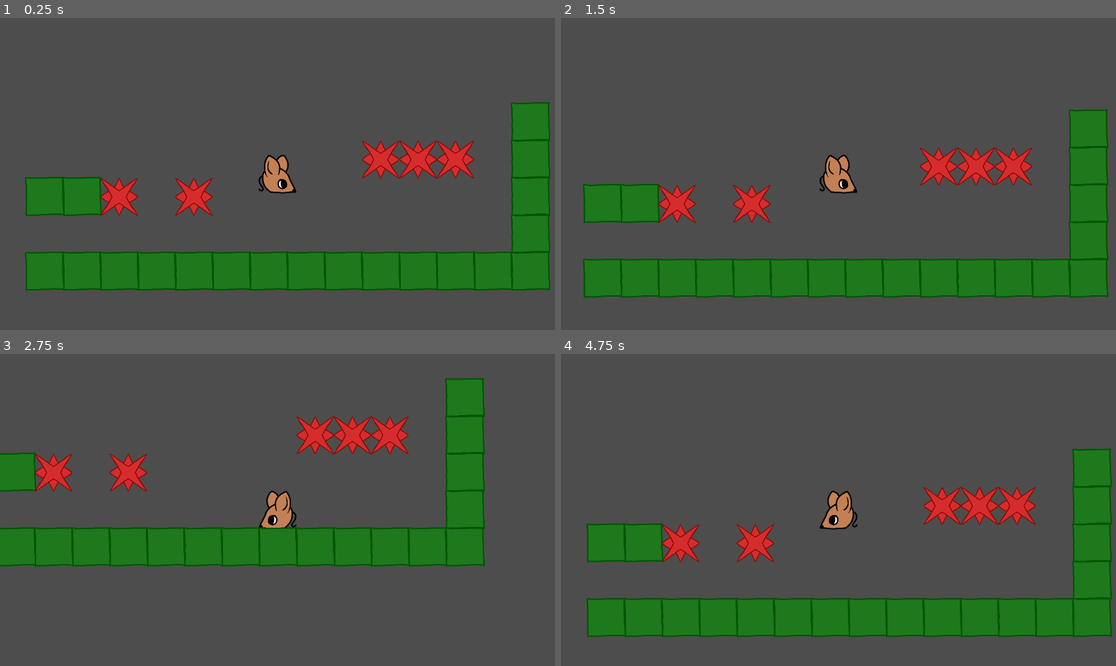
Above: before the commit, frames 1-4 (two rows, left to right).
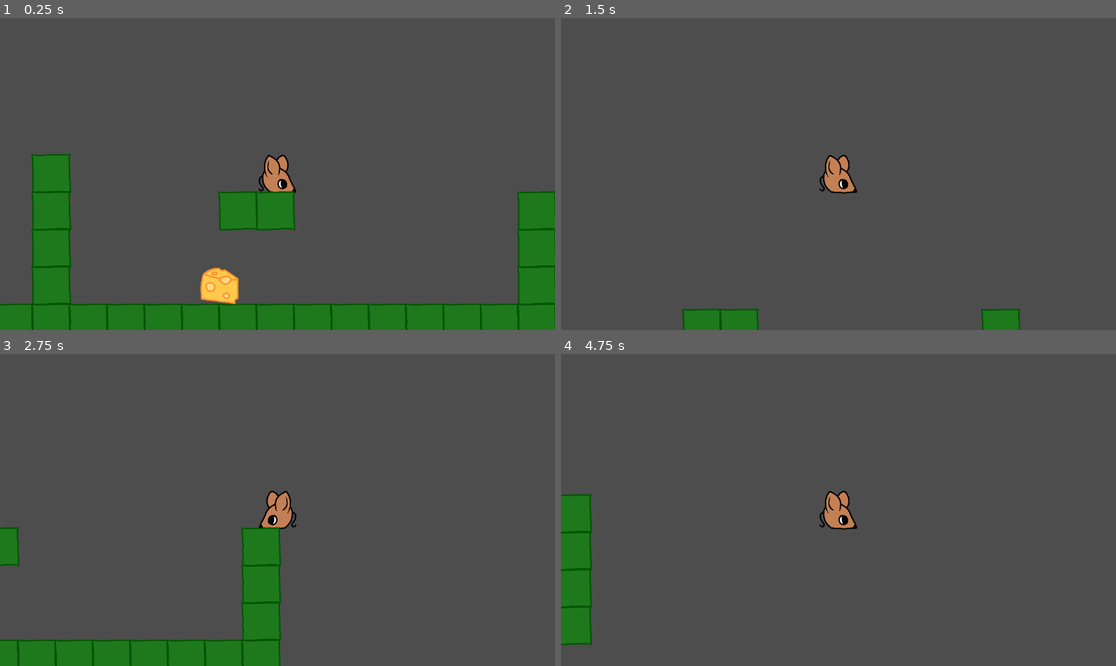
Above: after the commit, the same moments.

Repository: yourname3/jf_f24
Game: Godot game, scene res://level.tscn
Same seed, same stepped clock (60 frames per second), same inputs: the game is played once before the commit and once after it.
Inputs:
- Up to frame 1 (0.25 s): no input
- Up to frame 2 (1.5 s): hold D (player_right) from 0.53 s (still down); tap Z (player_jump) at 0.77 s
- Up to frame 3 (2.75 s): tap Z (player_jump) at 1.52 s; release D (player_right) at 2.03 s; hold A (player_left) from 2.03 s (still down)
- Up to frame 4 (4.75 s): release A (player_left) at 2.78 s; hold D (player_right) 2.78-4.28 s; tap Z (player_jump) at 3.02, 3.77, 4.52 s; hold A (player_left) from 4.28 s (still down)

The runs differ from the first frame. In frame 1, 29% of the frame differs, in the area x 0-100%, y 26-100%; in frame 2, 21%; in frame 3, 22%; in frame 4, 22%.

Commit message:
Implement basic cheese motion

Diff:
--- /dev/null
+++ b/cheese/cheese.gd
@@ -0,0 +1,21 @@
+extends CharacterBody2D
+
+enum State {
+	Moving,
+	Stopped,
+	Held
+}
+
+var state: State = State.Moving
+var direction: float = 1.0
+
+const SPEED = 256 * 6 * 0.99
+
+func _physics_process(delta):
+	if state == State.Moving:
+		velocity.x = direction * SPEED
+		velocity += get_gravity() * delta
+		move_and_slide()
+
+		if is_on_wall():
+			direction *= -1
--- /dev/null
+++ b/cheese/cheese.tscn
@@ -0,0 +1,17 @@
+[gd_scene load_steps=4 format=3 uid="uid://cq867g6yqpo1x"]
+
+[ext_resource type="Texture2D" uid="uid://cnbmen1vwlwha" path="res://cheese/cheese.png" id="1_ndgmh"]
+[ext_resource type="Script" path="res://cheese/cheese.gd" id="1_qf4rk"]
+
+[sub_resource type="RectangleShape2D" id="RectangleShape2D_vtyv4"]
+size = Vector2(256, 256)
+
+[node name="Cheese" type="CharacterBody2D"]
+collision_layer = 0
+script = ExtResource("1_qf4rk")
+
+[node name="Sprite2D" type="Sprite2D" parent="."]
+texture = ExtResource("1_ndgmh")
+
+[node name="CollisionShape2D" type="CollisionShape2D" parent="."]
+shape = SubResource("RectangleShape2D_vtyv4")
--- a/level.tscn
+++ b/level.tscn
@@ -1,8 +1,9 @@
-[gd_scene load_steps=7 format=3 uid="uid://2umuaphrp4cm"]
+[gd_scene load_steps=8 format=3 uid="uid://2umuaphrp4cm"]
 
 [ext_resource type="PackedScene" uid="uid://bh0t3hy5ivsas" path="res://player/player.tscn" id="1_cowt7"]
 [ext_resource type="Texture2D" uid="uid://bgmcj6c8rga28" path="res://tiles/grass.png" id="2_d1xmb"]
 [ext_resource type="Texture2D" uid="uid://b4kl1rwx8bk6n" path="res://tiles/spike.png" id="3_5lhue"]
+[ext_resource type="PackedScene" uid="uid://cq867g6yqpo1x" path="res://cheese/cheese.tscn" id="4_wcusi"]
 
 [sub_resource type="TileSetAtlasSource" id="TileSetAtlasSource_8782s"]
 texture = ExtResource("2_d1xmb")
@@ -27,7 +28,7 @@
 [node name="Node2D" type="Node2D"]
 
 [node name="Player" parent="." instance=ExtResource("1_cowt7")]
-position = Vector2(-67, -614)
+position = Vector2(3216, -923)
 
 [node name="Camera2D" type="Camera2D" parent="Player"]
 zoom = Vector2(0.303, 0.303)
@@ -35,4 +36,7 @@
 [node name="TileMap" type="TileMap" parent="."]
 tile_set = SubResource("TileSet_no3vj")
 format = 2
-layer_0/tile_data = PackedInt32Array(65533, 0, 0, 65534, 0,  …(327 unchanged characters)… -65539, 1, 0, -65542, 0, 0, -65543, 0, 0)
+layer_0/tile_data = PackedInt32Array(65533, 0, 0, 65534, 0,  …(327 unchanged characters)… -65539, 1, 0, -65542, 0, 0, -65543, 0, 0, 7, 0, 0, 8, 0, 0, 9, 0, 0, 10, 0, 0, 11, 0, 0, 12, 0, 0, 13, 0, 0, 14, 0, 0, 15, 0, 0, 16, 0, 0, 17, 0, 0, 18, 0, 0, 19, 0, 0, -65517, 0, 0, -131053, 0, 0, -196589, 0, 0, -196597, 0, 0, -196596, 0, 0)
+
+[node name="Cheese" parent="." instance=ExtResource("4_wcusi")]
+position = Vector2(2438, -144)
--- a/player/player.tscn
+++ b/player/player.tscn
@@ -10,6 +10,7 @@
 size = Vector2(252, 252)
 
 [node name="Player" type="CharacterBody2D"]
+collision_layer = 0
 script = ExtResource("1_y7vb8")
 
 [node name="Sprite" type="Sprite2D" parent="."]
--- a/project.godot
+++ b/project.godot
@@ -18,7 +18,9 @@
 [file_customization]
 
 folder_colors={
-"res://player/": "yellow"
+"res://cheese/": "yellow",
+"res://player/": "orange",
+"res://tiles/": "green"
 }
 
 [input]
Binary file added: cheese/cheese.png
Not shown, added: cheese/cheese.png.import
Not shown, added: cheese/cheese.kra
Not shown, added: cheese/cheese.kra~
